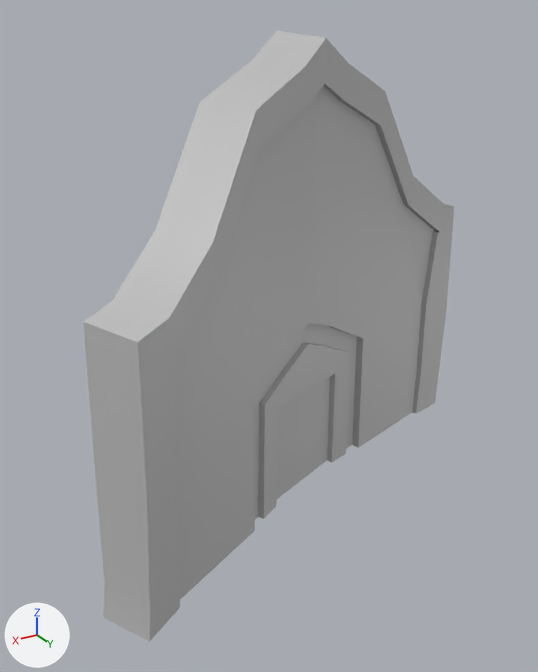
Renders of the FBX model Nerethos_3D/Assets/_Project/03_Art/01_Meshes/maindoor_crystalframe_blockout.fbx from each side of a commit.
Both versions are drawn from a camera (50 mm lens) standing at (20.73, -15.91, 10.9) and looking at (12.82, -29.11, 4.3). Arrows for +X, +Y and +Z are at lower left; the lights stay in place. The older version comes first. Where no turn or scale is listed for an object, it has been applied to the vertices.

In view in the first picture: 'maindoor_crystalframe_blockout'.
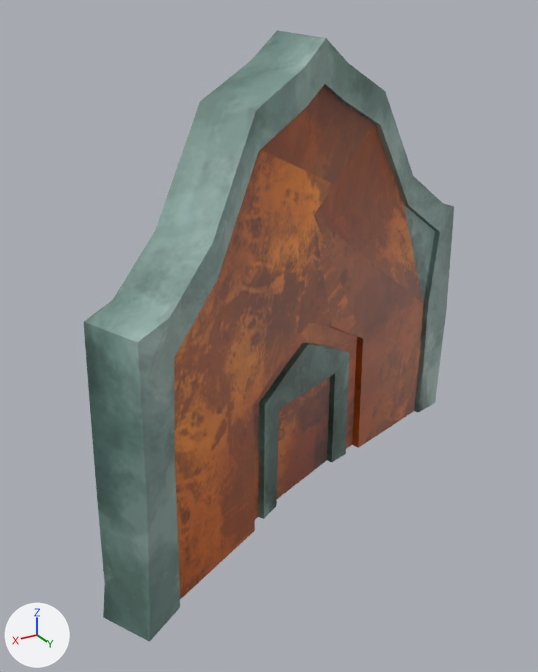
Pixel boxes [x1, y1, x2, y2] of what changed, in the pictures (538 x 672 px):
part 1 of me_mesh, cut back: [314, 126, 440, 448] in both
part 2 of me_mesh, recoloured (darker): [84, 30, 454, 642] in both

The change, as a diff of the scene's bpy script:
```diff
--- a/Nerethos_3D/Assets/_Project/03_Art/01_Meshes/maindoor_crystalframe_blockout.fbx.py
+++ b/Nerethos_3D/Assets/_Project/03_Art/01_Meshes/maindoor_crystalframe_blockout.fbx.py
@@ img_copperupdated_png @@
+img_copperupdated_png = load_image('CopperUpdated.png', '../../../../../ModularPieces/images/CopperUpdated.png', 2048, 2048, 'Display P3')
@@ mat_mat_copper @@
+mat_mat_copper = principled_material('MAT_Copper')
+mat_mat_copper.texture = img_copperupdated_png  # with its transparency
@@ me_mesh @@
 # used by ob_maindoor_crystalframe_blockout; location = (0.0, 0.0, 3.01)
-me_mesh.from_pydata(...)  # 186 vertices, 180 faces; spans x 5.93..17.7, y -31.76..-26.26, z -3.0..7.62
+me_mesh.from_pydata(...)  # 178 vertices, 173 faces; spans x 5.93..17.7, y -31.76..-26.26, z -3.0..7.62
+# me_mesh part 1
+# 8 vertices are removed from x 6.88..6.98, y -30.54..-30.25, z -3.0..2.56
+# 14 faces are deleted
+# 7 new faces join them
+# me_mesh part 2: 166 faces spanning x 5.93..17.7, y -31.76..-26.26, z -3.0..7.62 switch from mat_lambert1 (grey #bcbcbc) to mat_mat_copper (picture img_copperupdated_png)
```
